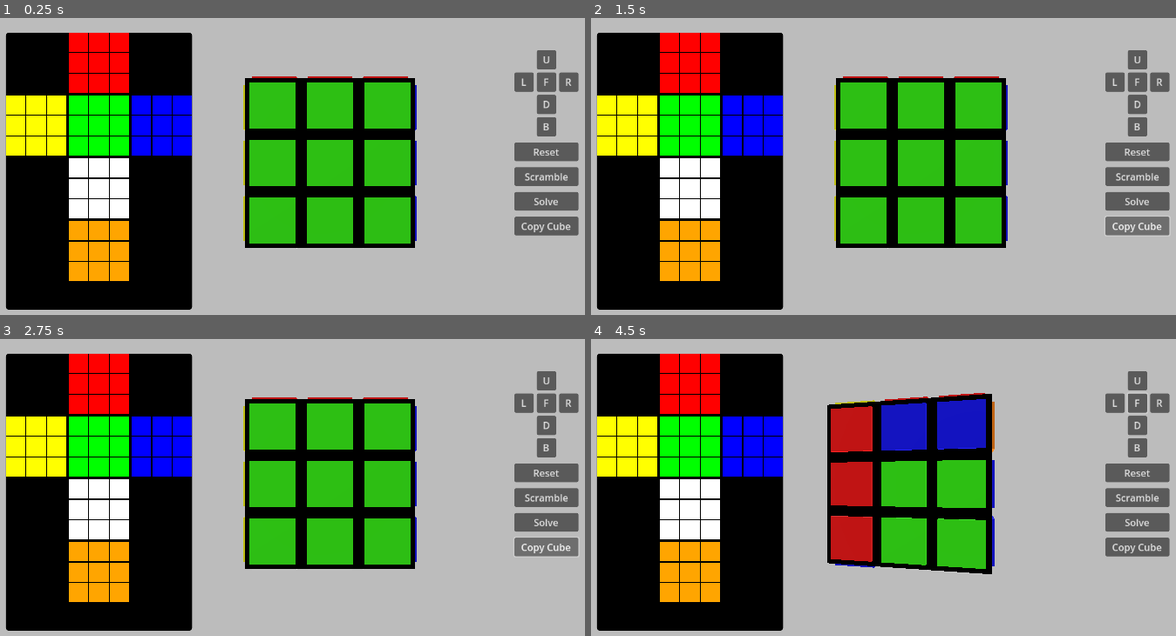
Above: before the commit, frames 1-4 (two rows, left to right).
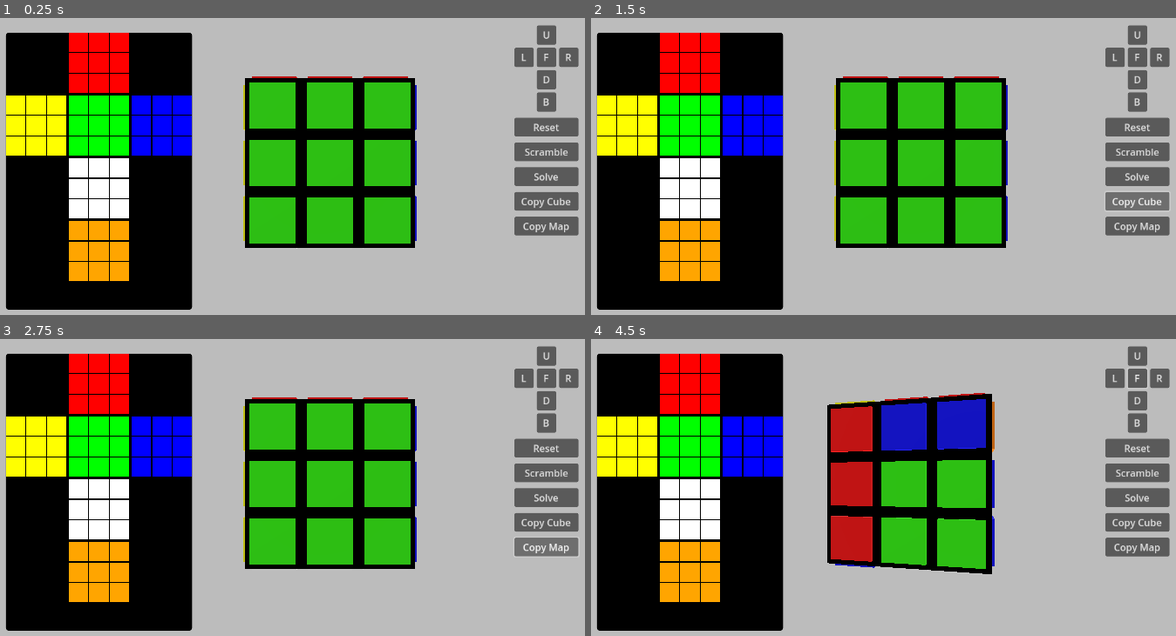
Above: after the commit, the same moments.

Repository: andrew-wilkes/cubic
Game: Godot game, scene res://scenes/main.tscn
The game is run twice, just before and just after one commit, with the same random seed, the same clock (stepped at 60 frames per second) and the same inputs.
Inputs (mouse positions are in pixels of both pictures, inside the frame that each line leads up to):
- Up to frame 1 (0.25 s): no input
- Up to frame 2 (1.5 s): click "Reset" at 0.5 s; click "Copy Cube" at 1.25 s
- Up to frame 3 (2.75 s): click (544, 546) at 2 s, where only the run after the commit has a clickable "Copy Map"
- Up to frame 4 (4.5 s): click "U" at 2.75 s; click "L" at 3.5 s; move the mouse to (1076, 463) at 4.27 s; hold Right from 4.28 s (still down); hold Shift from 4.28 s (still down); click (1076, 463) at 4.42 s

The runs differ from the first frame. In frame 1, 2.3% of the frame differs, in the area x 87-99%, y 2-73%; in frame 2, 2.5%, in the area x 87-99%, y 2-74%; in frame 3, 2.3%; in frame 4, 2.4%.

Commit message:
Add map copy code

Diff:
--- a/scenes/big_cube.gd
+++ b/scenes/big_cube.gd
@@ -201,3 +201,25 @@
 
 func get_tile_position(node, color_idx):
 	return (node.get_child(color_idx).global_position - node.global_position).normalized()
+
+
+func set_edges(edge_indxs):
+	var idx = 0
+	for node in get_edge_nodes():
+		var pos = EDGE_POSITIONS[edge_indxs[idx]]
+		node.position = Vector3(pos[0], pos[1], pos[2])
+		idx += 1
+
+
+func set_corners(corner_indxs):
+	var idx = 0
+	for node in get_corner_nodes():
+		var pos = CORNER_POSITIONS[corner_indxs[idx]]
+		node.position = Vector3(pos[0], pos[1], pos[2])
+		idx += 1
+
+
+func apply_map(map_data):
+	set_edges(map_data.edge_positions)
+	set_corners(map_data.corner_positions)
+	# Rotate the cubes to align the colors
--- a/scenes/color_map.gd
+++ b/scenes/color_map.gd
@@ -38,12 +38,12 @@
 	# Need deep copy so that inner arrays may be modified
 	edges = EDGE_FACE_MAP.duplicate(true)
 	corners = CORNER_FACE_MAP.duplicate(true)
-	var idx = 0
+	var color_idx = 0
 	for node in $Grid.get_children():
 		if node is GridContainer:
 			for tile in node.get_children():
-				tile.color = COLORS[idx]
-			idx += 1
+				tile.color = COLORS[color_idx]
+			color_idx += 1
 
 
 func handle_click(ev: InputEvent, clicked_tile):
@@ -144,10 +144,11 @@
 	$Grid.get_child(GRID_FACE_MAP[face_idx]).get_child(tile_idx).color = COLORS[color_idx]
 
 
-# Input array of arrays of cube face colors
+# Input array of arrays of 6 cube face colors
 func set_edge_colors(edge_cube_colors):
 	var idx = 0
 	for ec in edge_cube_colors:
+		# We want to extract the 2 face colors of the edge from the 6 faces of the cube
 		edges[idx] = []
 		for n in 2:
 			edges[idx].append(ec[EDGE_FACE_MAP[idx][n]])
@@ -155,12 +156,46 @@
 		idx += 1
 
 
-# Input array of arrays of cube face colors
+# Input array of arrays of 6 cube face colors
 func set_corner_colors(corner_cube_colors):
 	var idx = 0
 	for cc in corner_cube_colors:
 		corners[idx] = []
+		# Extract 3 face colors for the corner
 		for n in 3:
 			corners[idx].append(cc[CORNER_FACE_MAP[idx][n]])
 			set_corner_color(idx, n)
 		idx += 1
+
+
+# Search for the matching sets of colors to identify the edges
+# The index of the initial edge position is stored in the new position
+func get_edge_positions():
+	var positions = []
+	for n in 12:
+		var cols = edges[n]
+		if !EDGE_FACE_MAP.has(cols):
+			cols = [cols[1], cols[0]]
+		positions.append(EDGE_FACE_MAP.find(cols))
+	return positions
+
+
+func get_corner_positions():
+	var positions = []
+	for n in 8:
+		var cols = corners[n]
+		if !CORNER_FACE_MAP.has(cols):
+			cols = [cols[2], cols[0], cols[1]]
+			if !CORNER_FACE_MAP.has(cols):
+				cols = [cols[2], cols[0], cols[1]]
+		positions.append(CORNER_FACE_MAP.find(cols))
+	return positions
+
+
+func get_data():
+	return {
+		"edge_positions": get_edge_positions(),
+		"edge_colors": edges,
+		"corner_positions": get_corner_positions(),
+		"corner_colors": corners
+	}
--- a/scenes/main.gd
+++ b/scenes/main.gd
@@ -23,6 +23,8 @@
 		"CopyCube":
 			$C/ColorMap.set_edge_colors($BigCube.get_edge_colors())
 			$C/ColorMap.set_corner_colors($BigCube.get_corner_colors())
+		"CopyMap":
+			$BigCube.apply_map($C/ColorMap.get_data())
 
 
 func get_rounded_rotation_value(angle):
--- a/scenes/main.tscn
+++ b/scenes/main.tscn
@@ -135,6 +135,10 @@
 layout_mode = 2
 text = "Copy Cube"
 
+[node name="CopyMap" type="Button" parent="C/UI"]
+layout_mode = 2
+text = "Copy Map"
+
 [node name="ColorMap" parent="C" instance=ExtResource("5_3m2rh")]
 offset_left = 64.0
 offset_top = 108.0
